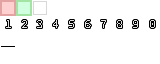
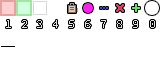
The second 160 × 64 image is a revision of the first. Changes to its layers:
added group "entitiies" with 2 layers above "Layer 2" over (x1=67, y1=0, x2=160, y2=16)
added layer "Layer 4" in group "entitiies" over (x1=67, y1=3, x2=140, y2=13)
added layer "Layer 4 copy" in group "entitiies" over (x1=144, y1=0, x2=160, y2=16)
